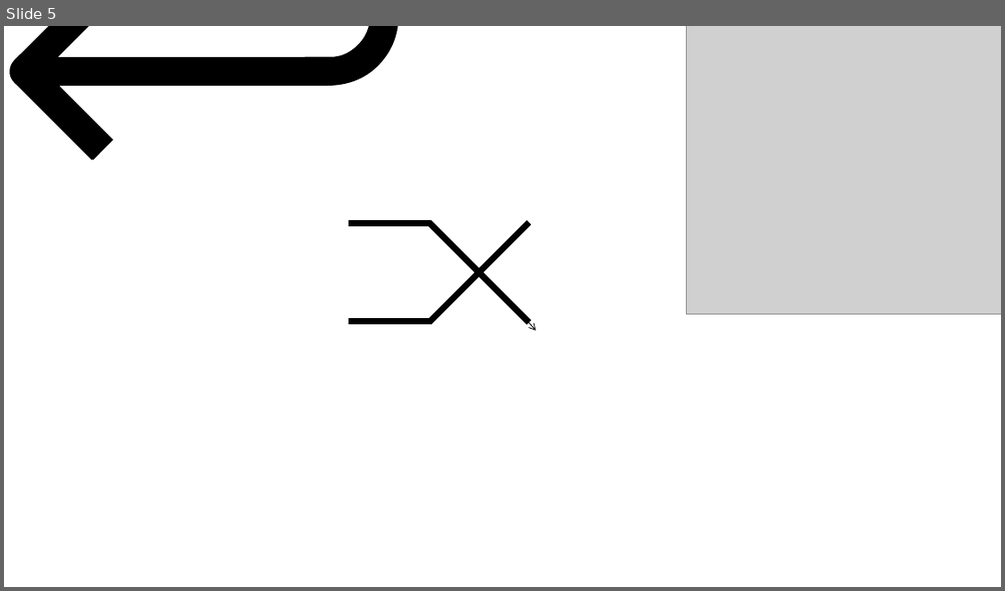
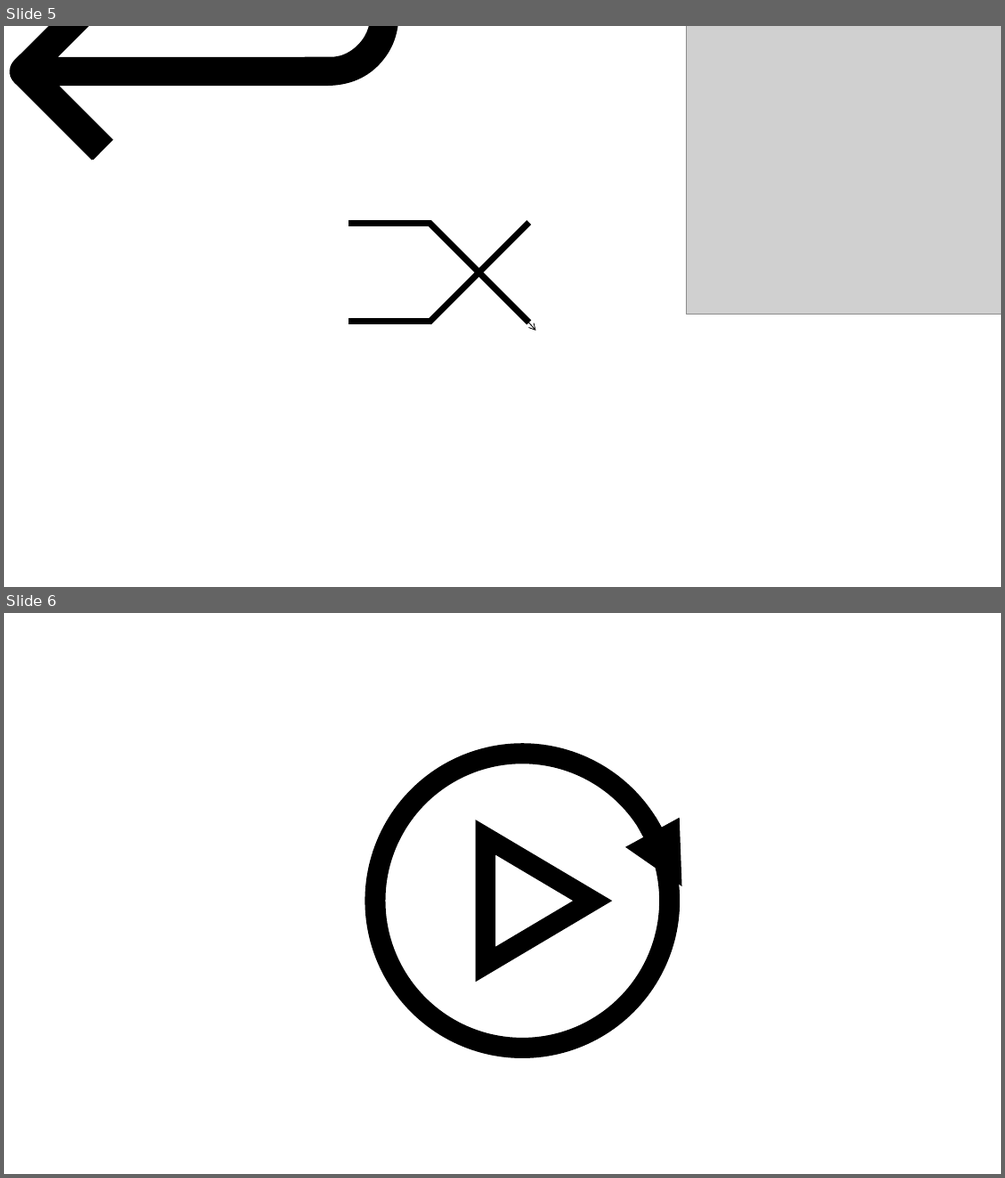
Before and after one commit to abman95/mp3Player, a slide deck: Wallpaper/Music Player Icons Selfmade.pptx. Shown one above the other, each under a label of ours: slide 5 before the commit, slides 5 and 6 after it. The pictures are 1005x591 and 1005x1178 pixels, drawn with LibreOffice and Linux fonts; fonts in the diff are those of the drawing; grey boxes stand for pictures; background and template pictures are left out. Boxes give left, top, right and bottom in pixels: in the first picture for what was removed or moved away, otherwise in the second. Text is boxed around its words. In the diff, an @@ line names an element or a change of style, - is before the commit and + after.

```diff
--- a/Wallpaper/Music Player Icons Selfmade.pptx
+++ b/Wallpaper/Music Player Icons Selfmade.pptx
@@ slide 6 added at (x1=4, y1=613, x2=1001, y2=1174), background #FFFFFF @@
@@ ellipse added at (x1=375, y1=754, x2=670, y2=1048), outline #000000 19.75 pt @@
@@ triangle added at (x1=486, y1=837, x2=593, y2=964), outline #000000 19.25 pt @@
@@ arrow added from (652, 831) to (682, 886), #000000 19.75 pt @@
@@ ellipse added at (x1=850, y1=840, x2=1001, y2=947), fill #FFFFFF, outline #FFFFFF 1 pt @@
```
Also in this commit, not shown: 1 other slide added, 8 other files.
